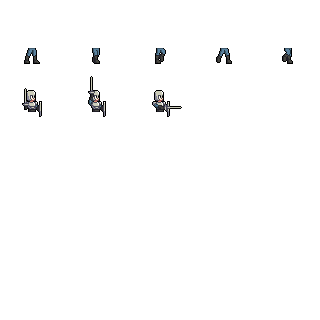
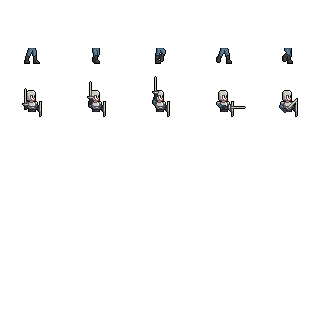
Before/after of a (320, 320) layered artwork. What changed in the layer stack:
renamed "Layer 1" to "Layer 3", painted on it over left=28, top=76, right=298, bottom=117
